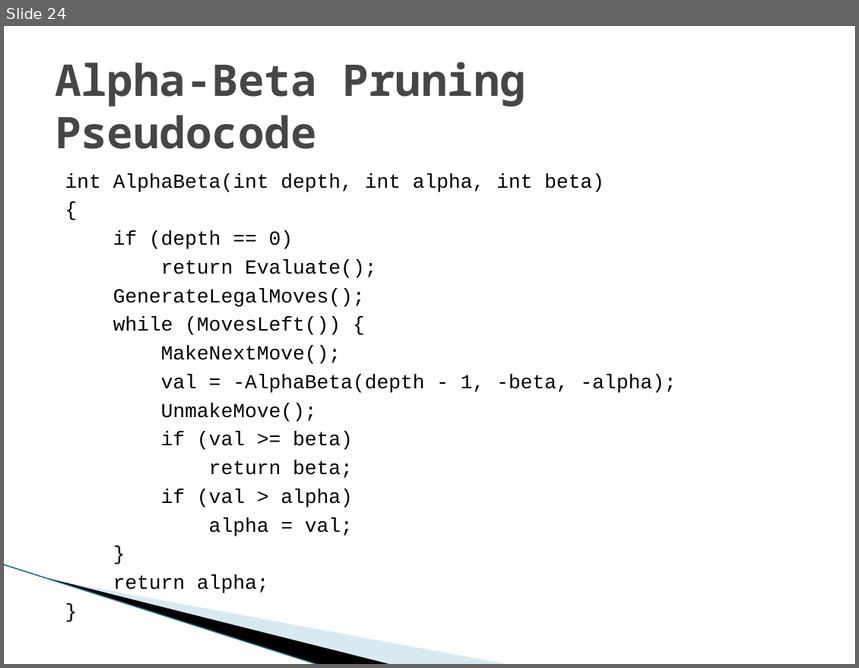
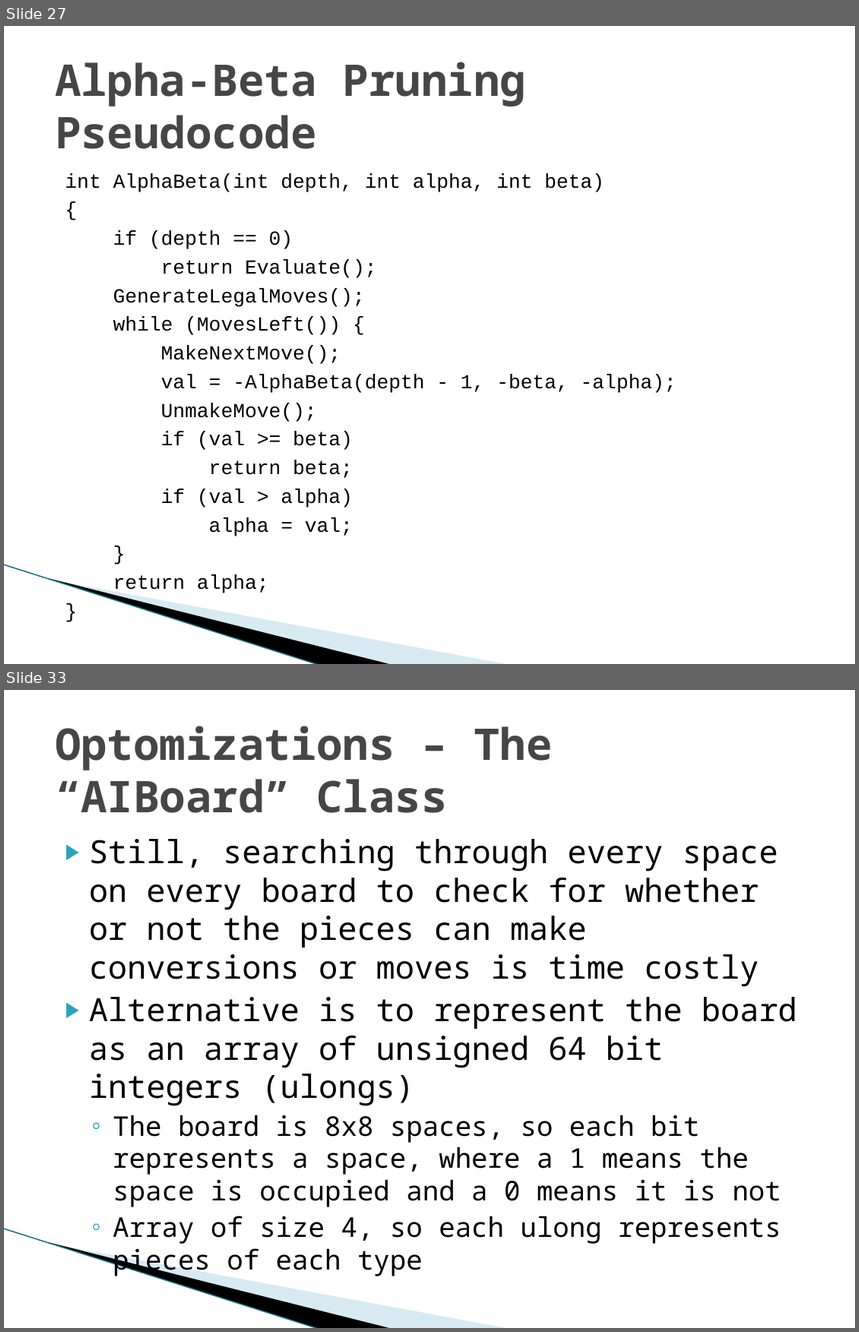
Before and after one commit to TadCordle/Senior-Project, a slide deck: Game Theory and Artificial Intelligence Design.pptx. Shown one above the other, each under a label of ours: slide 24 before the commit, slides 27 and 33 after it; the slides between them are not shown. The pictures are 859x668 and 859x1332 pixels, drawn with LibreOffice and Linux fonts; fonts in the diff are those of the drawing; background and template pictures are left out. Boxes give left, top, right and bottom in pixels: in the first picture for what was removed or moved away, otherwise in the second. Text is boxed around its words. In the diff, an @@ line names an element or a change of style, - is before the commit and + after.

```diff
--- a/Game Theory and Artificial Intelligence Design.pptx
+++ b/Game Theory and Artificial Intelligence Design.pptx
@@ slide 33 added at (4, 690, 855, 1328), background #FFFFFF; not listed: 3 template elements that a slide beside it also shows @@
@@ title added at (55, 726, 552, 813), 36.9 pt, text #464646, bold @@
+Optomizations – The “AIBoard” Class
@@ text added at (89, 839, 797, 1244), 27 pt, text #000000 @@
+▶ Still, searching through every space on every board to check for whether or not the pieces can make conversions or moves is time costly
+▶ Alternative is to represent the board as an array of unsigned 64 bit integers (ulongs)
+  ◦ The board is 8x8 spaces, so each bit represents a space, where a 1 means the space is occupied and a 0 means it is not
+  ◦ Array of size 4, so each ulong represents pieces of each type
@@ what was slide 24 is now slide 27 @@
```
Also in this commit, not shown: 6 slides changed, 16 other slides added.
